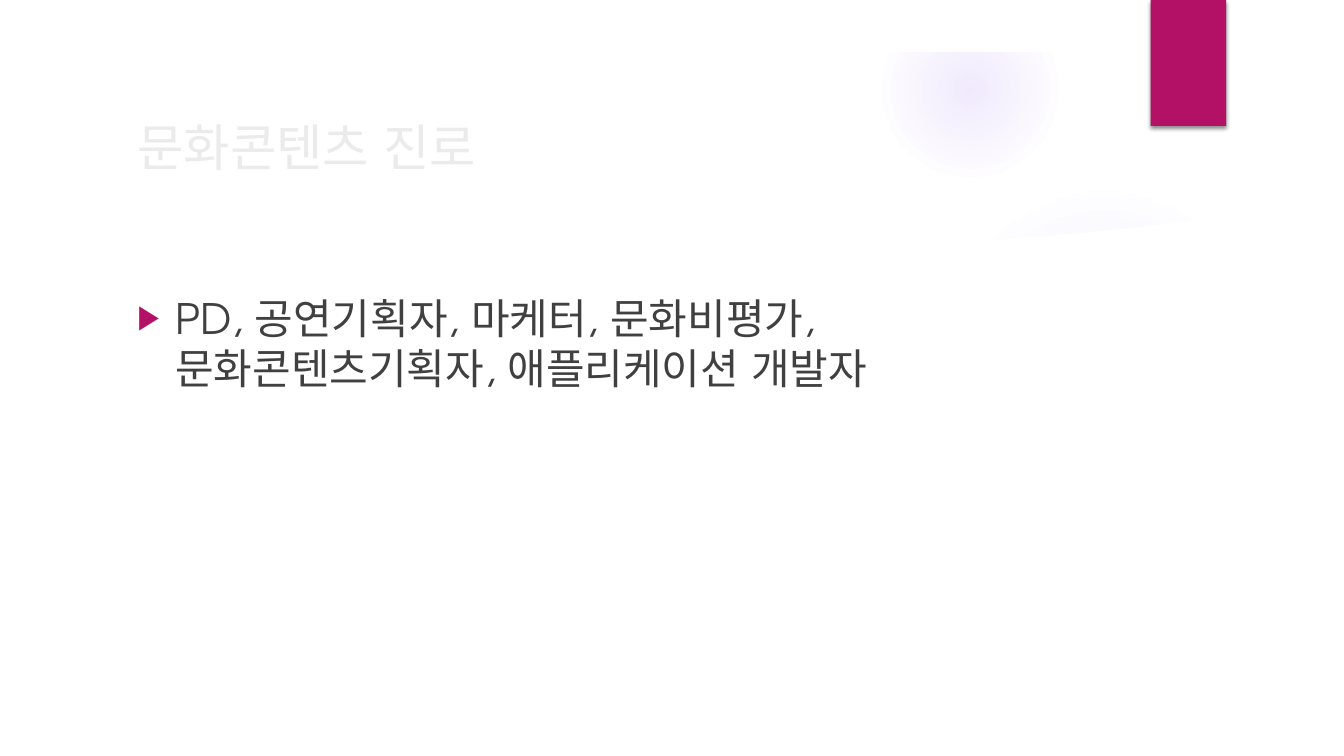
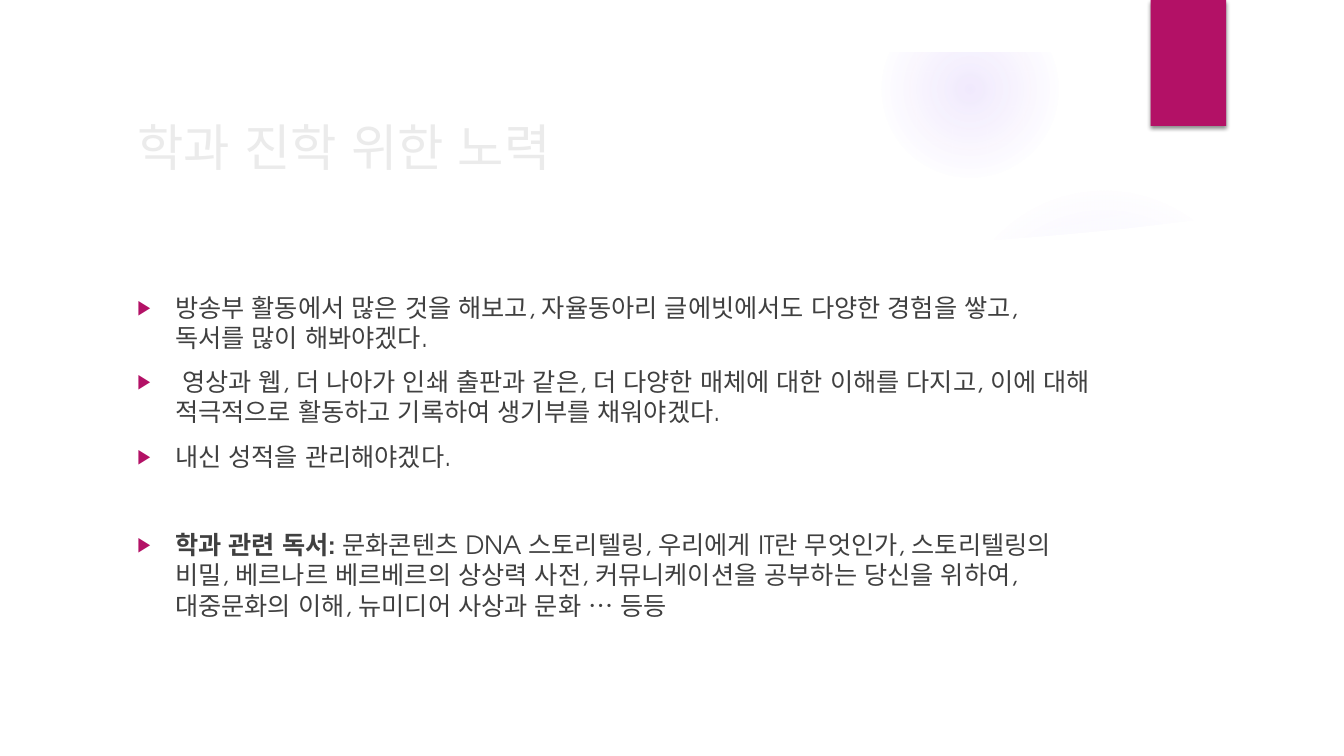
Before and after one commit to realette/back_up_files, a slide deck: slide 18 of 진로와직업 수행평가 진로 포트폴리오-2학년6반19번 주영욱.pptx (slide 3 before the commit). Drawn at 1344x756 pixels with LibreOffice and Linux fonts; fonts in the diff are those of the drawing; background and template pictures are left out. Boxes give left, top, right and bottom in pixels: in the first picture for what was removed or moved away, otherwise in the second. Text is boxed around its words. In the diff, an @@ line names an element or a change of style, - is before the commit and + after.

```diff
--- a/진로와직업 수행평가 진로 포트폴리오-2학년6반19번 주영욱.pptx
+++ b/진로와직업 수행평가 진로 포트폴리오-2학년6반19번 주영욱.pptx
@@ text at box(175, 296, 1090, 617): text changed; size 30 to 18 pt @@
-▶ PD, 공연기획자, 마케터, 문화비평가, 문화콘텐츠기획자, 애플리케이션 개발자
+▶ 방송부 활동에서 많은 것을 해보고, 자율동아리 글에빗에서도 다양한 경험을 쌓고, 독서를 많이 해봐야겠다.
+▶ 영상과 웹, 더 나아가 인쇄 출판과 같은, 더 다양한 매체에 대한 이해를 다지고, 이에 대해 적극적으로 활동하고 기록하여 생기부를 채워야겠다.
+▶ 내신 성적을 관리해야겠다.
+▶ 학과 관련 독서: 문화콘텐츠 DNA 스토리텔링, 우리에게 IT란 무엇인가, 스토리텔링의 비밀, 베르나르 베르베르의 상상력 사전, 커뮤니케이션을 공부하는 당신을 위하여, 대중문화의 이해, 뉴미디어 사상과 문화 … 등등
@@ title at box(175, 532, 1018, 586): text changed @@
-문화콘텐츠 진로
+학과 진학 위한 노력
```
Also in this commit, not shown: 1 other slide changed, 6 slides added.
